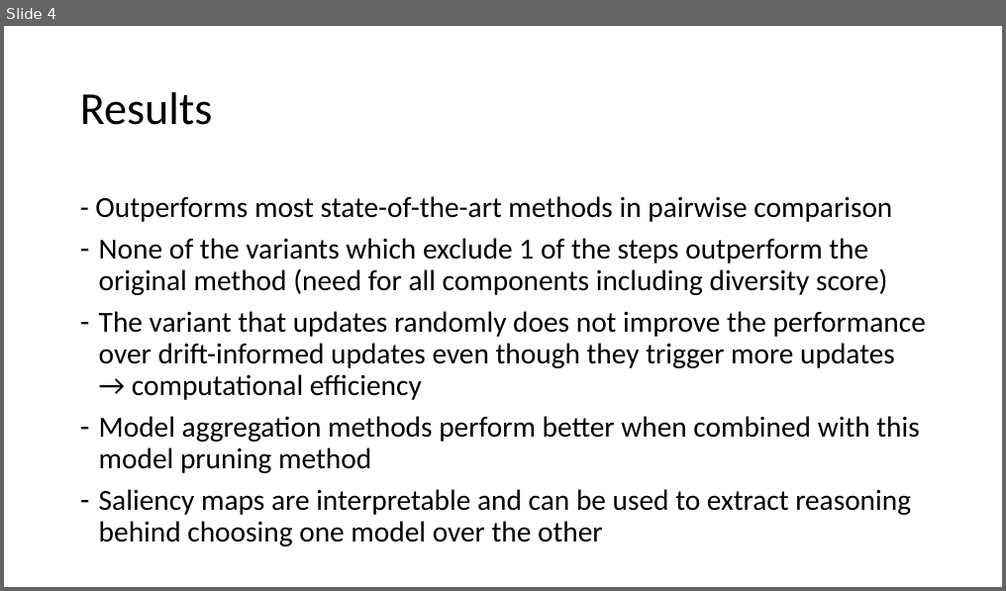
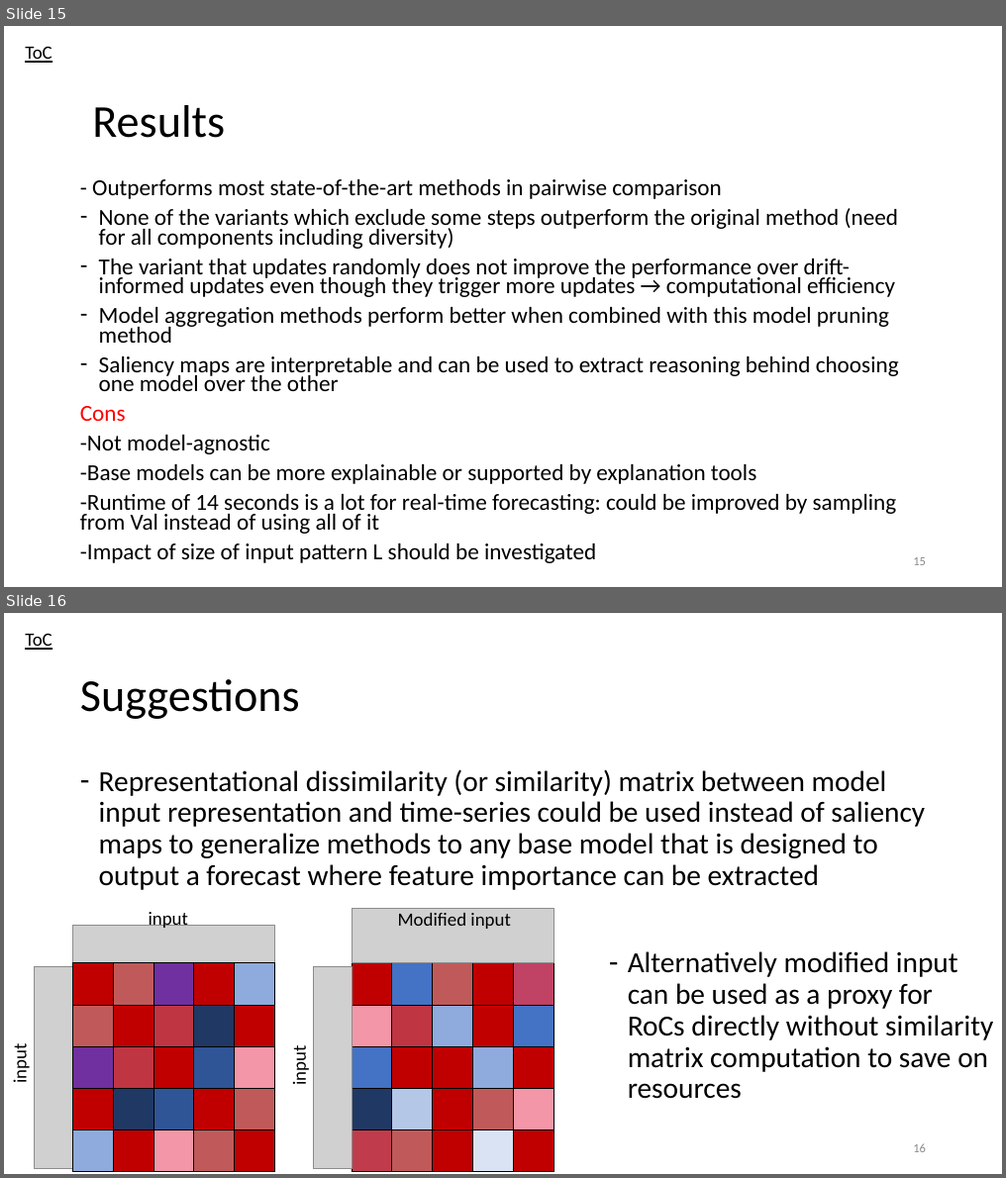
Before and after one commit to GhadiElHasbani/CSC615-MachineLearning, a slide deck: Assignment_2/Question4-presentation.pptx. Shown one above the other, each under a label of ours: slide 4 before the commit, slides 15 and 16 after it. The pictures are 1006x591 and 1006x1178 pixels, drawn with LibreOffice and Linux fonts; fonts in the diff are those of the drawing; grey boxes stand for pictures. Boxes give left, top, right and bottom in pixels: in the first picture for what was removed or moved away, otherwise in the second. Text is boxed around its words. In the diff, an @@ line names an element or a change of style, - is before the commit and + after.

```diff
--- a/Assignment_2/Question4-presentation.pptx
+++ b/Assignment_2/Question4-presentation.pptx
@@ slide 16 added at (4, 613, 1002, 1174), background #FFFFFF @@
@@ text added at (25, 633, 53, 650), 18 pt, text #000000, underline @@
+ToC
@@ title added at (80, 679, 300, 719), 44 pt, text #000000 @@
+Suggestions
@@ text added at (99, 769, 925, 890), 28 pt, text #000000 @@
+– Representational dissimilarity (or similarity) matrix between model input representation and time-series could be used instead of saliency maps to generalize methods to any base model that is designed to output a forecast where feature importance can be extracted
@@ picture added at (351, 909, 553, 964) @@
@@ picture added at (73, 925, 275, 963) @@
@@ text added at (149, 910, 188, 928), 18 pt, text #000000 @@
+input
@@ text added at (398, 913, 510, 929), 18 pt, text #000000 @@
+Modified input
@@ picture added at (35, 966, 72, 1168) @@
@@ table added at (73, 963, 275, 1171), 5 rows, 5 columns @@
+ |  |  |  | 
+ |  |  |  | 
+ |  |  |  | 
+ |  |  |  | 
+ |  |  |  | 
@@ picture added at (314, 966, 351, 1168) @@
@@ table added at (351, 963, 553, 1171), 5 rows, 5 columns @@
+ |  |  |  | 
+ |  |  |  | 
+ |  |  |  | 
+ |  |  |  | 
+ |  |  |  | 
@@ text added at (628, 952, 993, 1099), 28 pt, text #000000 @@
+– Alternatively modified input can be used as a proxy for RoCs directly without similarity matrix computation to save on resources
@@ text added at (9, 1048, 32, 1082), 18 pt, text #000000 @@
+input
@@ text added at (288, 1050, 311, 1084), 18 pt, text #000000 @@
+input
@@ page number added at (913, 1144, 926, 1153), 12 pt, text #8C8C8C @@
+16
@@ what was slide 4 is now slide 15 @@
@@ slide 15 changed as well @@
@@ text added at (25, 46, 53, 63), 18 pt, text #000000, underline @@
+ToC
@@ text "Results": place and size @@
-text "Results" at (80, 92, 213, 125)
+text "Results" at (92, 105, 225, 138)
@@ text at (92, 179, 899, 391): size 28 to 22.1 pt in "- Outperforms most state-of-the-art methods in pairwise ...", "The variant that updates randomly does not ...", "Model aggregation methods perform better when combined ...", "Saliency maps are interpretable and can be ..."; line spacing 0.9 to 0.7 @@
@@ text at (99, 208, 898, 249): text changed; size 28 to 22.1 pt @@
-– None of the variants which exclude 1 of the steps outperform the original method (need for all components including diversity score)
+– None of the variants which exclude some steps outperform the original method (need for all components including diversity)
@@ text at (80, 406, 897, 564): paragraphs added @@
+Cons
+-Not model-agnostic
+-Base models can be more explainable or supported by explanation tools
+-Runtime of 14 seconds is a lot for real-time forecasting: could be improved by sampling from Val instead of using all of it
+-Impact of size of input pattern L should be investigated
@@ page number added at (913, 558, 926, 566), 12 pt, text #8C8C8C @@
+15
```
Also in this commit, not shown: 3 other slides changed, 15 other slides added, 2 slides removed.
